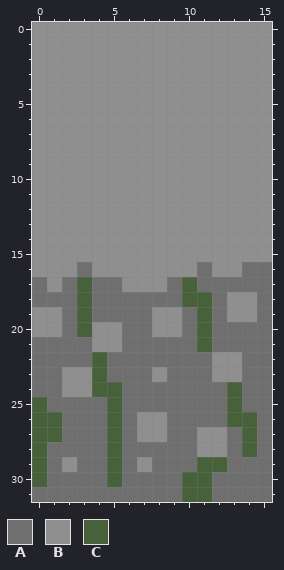
Pixel-art sprite -- core/assets-raw/sprites/tiles/tile_vines.png. That is the earlier state.
The file is 16x32 pixels.
Palette (. is transparent): A #6f6f6f  B #8f8f8f  C #47613b
Pixels before, first column x 0:
 0 BBBBBBBBBBBBBBBB
 1 BBBBBBBBBBBBBBBB
 2 BBBBBBBBBBBBBBBB
 3 BBBBBBBBBBBBBBBB
 4 BBBBBBBBBBBBBBBB
 5 BBBBBBBBBBBBBBBB
 6 BBBBBBBBBBBBBBBB
 7 BBBBBBBBBBBBBBBB
 8 BBBBBBBBBBBBBBBB
 9 BBBBBBBBBBBBBBBB
10 BBBBBBBBBBBBBBBB
11 BBBBBBBBBBBBBBBB
12 BBBBBBBBBBBBBBBB
13 BBBBBBBBBBBBBBBB
14 BBBBBBBBBBBBBBBB
15 BBBBBBBBBBBBBBBB
16 BBBABBBBBBBABBAA
17 ABACAABBBACAAAAA
18 AAACAAAAAACCABBA
19 BBACAAAABBACABBA
20 BBACBBAABBACAAAA
21 AAAABBAAAAACAAAA
22 AAAACAAAAAAABBAA
23 AABBCAAABAAABBAA
24 AABBCCAAAAAAACAA
25 CAAAACAAAAAAACAA
26 CCAAACABBAAAACCA
27 CCAAACABBAABBACA
28 CAAAACAAAAABBACA
29 CABAACABAAACCAAA
30 CAAAACAAAACCAAAA
31 AAAAAAAAAACCAAAA
New version:
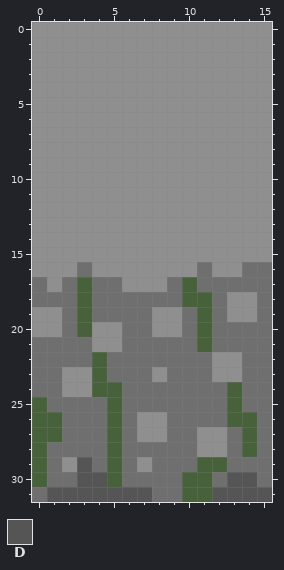
Colours new in this view: D #555555
Change:
y 29: x 3 A -> D
y 30: x 3..4 AA -> DD; x 13..14 AA -> DD
y 31: x 1..7 AAAAAAA -> DDDDDDD; x 12..15 AAAA -> DDDD
Boxes around the changes in both pictures, in picture pixels (x1, y1, x2, y2):
changed: (47, 457, 152, 502)
changed: (212, 472, 272, 502)
